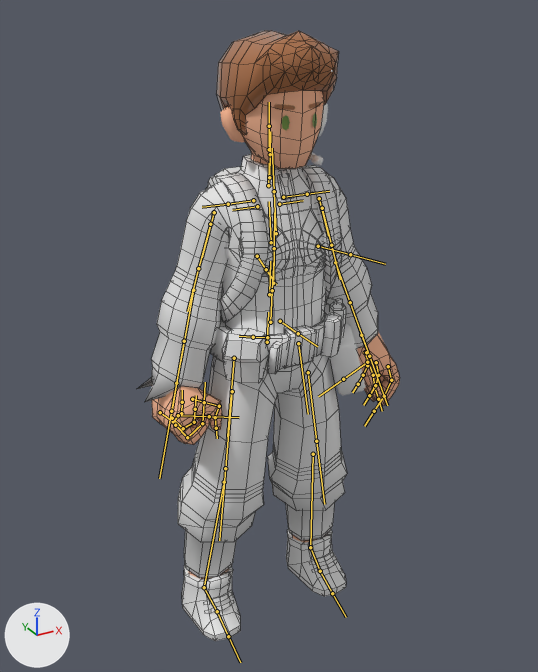
A saved change to the FBX model Assets/Art/Models/Entities/Humanoids/Human/HumanTemporary.fbx.
The view is the same before and after, from a 50 mm lens placed at (-0.853, -1.574, 1.631), pointed at (-0.039, -0.093, 0.89). The lights are fixed; the arrows at lower left show +X, +Y and +Z. Both versions are drawn at frame 1 of the action 'HumanArmature|RightHandClosedFist'; the numbers are the values there. The bones that bend it are drawn over the model as lines. Mesh edges are drawn as thin lines on the coarser meshes.

Names of what the first picture shows: '00 Body - Human COMPLETE', '03 Hair - Fry', 'Jumpsuit - Grey', 'Misc - Backpack', 'Misc - PDA', 'Misc - Tool Belt', 'Shoes - Sneakers'.
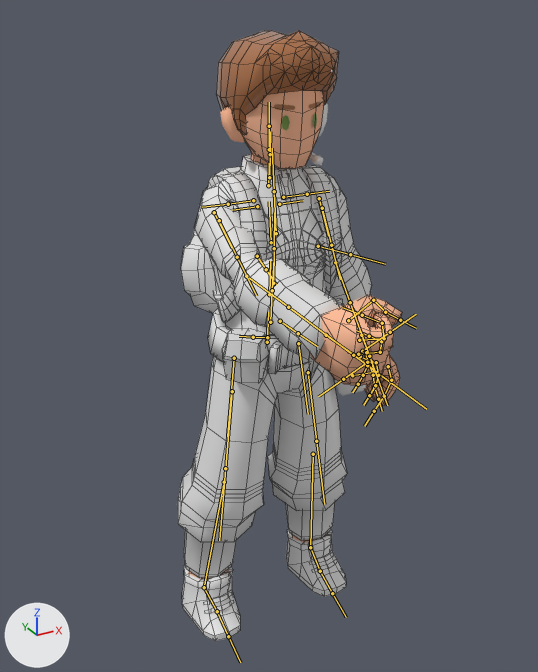
Changed parts and their boxes [x1, y1, x2, y2] in the pictures (538 x 672 px):
'Jumpsuit - Grey', posed (19% narrower)
    before: [137, 154, 378, 578]
    after: [178, 154, 372, 578]
'00 Body - Human COMPLETE', posed (14% narrower)
    before: [152, 90, 400, 579]
    after: [188, 90, 402, 579]
'Misc - Backpack', posed
    before: [206, 165, 342, 322]
    after: [181, 165, 342, 322]
'Misc - PDA', unchanged, covered by the edit
    before: [329, 324, 366, 395]
    after: [333, 378, 366, 395]
bone 'upper_arm_r', root to tip
    before: (214, 212) to (202, 257)
    after: (214, 212) to (232, 248)
bone 'forearm_r', root to tip
    before: (193, 290) to (180, 362)
    after: (246, 276) to (307, 320)

The change, as a list of edits to the scene's bpy script:
```text
Change bone_upper_arm_r:
    where bone_upper_arm_r = bpy.data.objects['HumanArmature'].pose.bones['upper_arm_r']  # child of 'shoulder_r'
    bone_upper_arm_r.rotation_quaternion: (0.805, 0.023, -0.06, 0.59) -> (0.642, 0.717, -0.248, 0.111)  # degrees (-2, -7, 73) -> degrees (100, -29, -14)
Change bone_forearm_r:
    where bone_forearm_r = bpy.data.objects['HumanArmature'].pose.bones['forearm_r']  # child of 'upper_arm_r'
    bone_forearm_r.rotation_quaternion: (1.0, 0.0, 0.005, 0.0) -> (0.651, 0.13, 0.747, -0.028)  # degrees (0, 1, 0) -> degrees (-40, 101, -53)
```
